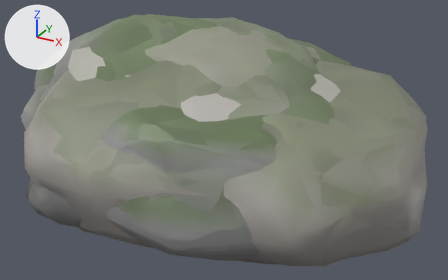
A saved change to the glTF model src/models/rocks.glb.
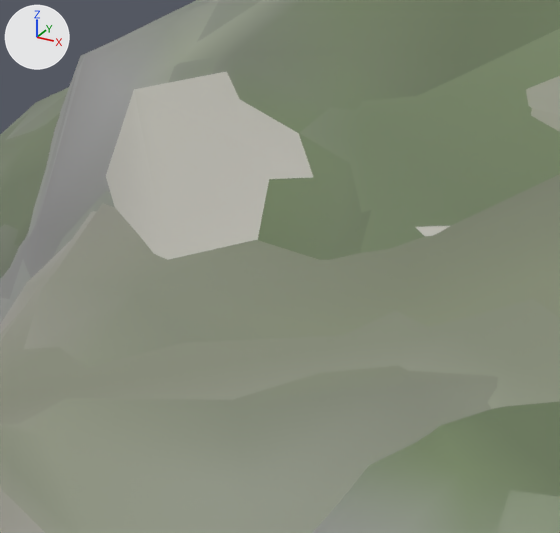
The first picture shows the older version from a 50 mm camera at (2.05, -3.48, 1.74) aimed at (0.13, 0.0, -0.01). The close-ups show the older and then the newer version on the part from 11% to 34% of the width and 12% to 47% of the height of that picture. Only the edits that show in the close-ups are written down. Every picture has the same lights, and +X, +Y and +Z are marked at upper left. Where no turn or scale is listed for an object, it has been applied to the vertices.

Before the edit, the objects in view are built like this:
```python
me_rock1_far = bpy.data.meshes.new('rock1_far')
me_rock1_far.from_pydata(...)  # 152 vertices, 300 faces; spans x -1.46..1.46, y -0.92..0.92, z -0.59..0.59
me_rock1_far.materials.append(mat_defaultmaterial_004)
me_rock3 = bpy.data.meshes.new('rock3')
me_rock3.from_pydata(...)  # 602 vertices, 1200 faces; spans x -1.31..1.31, y -1.18..1.18, z -0.6..0.6
me_rock3.materials.append(mat_defaultmaterial_007)
me_rock4 = bpy.data.meshes.new('rock4')
me_rock4.from_pydata(...)  # 602 vertices, 1200 faces; spans x -1.34..1.34, y -1.29..1.29, z -0.56..0.56
me_rock4.materials.append(mat_defaultmaterial_009)
ob_rock1_far = bpy.data.objects.new('rock1_far', me_rock1_far)
ob_rock1_far.location = (-0.026, 0.005, 0.233)
ob_rock3 = bpy.data.objects.new('rock3', me_rock3)
ob_rock3.location = (0.02, -0.046, 0.219)
ob_rock4 = bpy.data.objects.new('rock4', me_rock4)
ob_rock4.location = (0.213, 0.064, 0.153)
# also in view: 'rock1' at (-0.03, 0.0, 0.23); 'rock3_far' at (0.02, -0.05, 0.21); 'rock4_far' at (0.22, 0.07, 0.15); 'rock2_far' at (0.04, 0.04, 0.21); 'pebble' at (0.17, 0.03, 0.2)
```
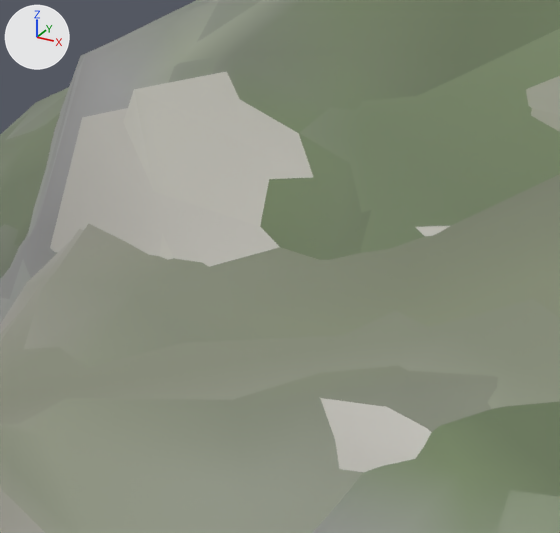
Where the change shows, as pixel boxes [x1, y1, x2, y2] in the close-ups (560 x 533 px):
```json
{"object": "pebble_far", "change": "added", "after": [50, 108, 432, 472]}
```

Scene script edits in JSON lines:
```json
{"op": "add", "block": "me_pebble_far", "code": ["me_pebble_far = bpy.data.meshes.new('pebble_far')", "me_pebble_far.from_pydata(...)  # 14 vertices, 24 faces; spans x -1.28..1.28, y -1.13..1.13, z -0.59..0.59", "me_pebble_far.materials.append(mat_defaultmaterial_001)"]}
{"op": "add", "block": "ob_pebble_far", "code": ["ob_pebble_far = bpy.data.objects.new('pebble_far', me_pebble_far)", "ob_pebble_far.location = (0.227, 0.031, 0.197)"]}
```
